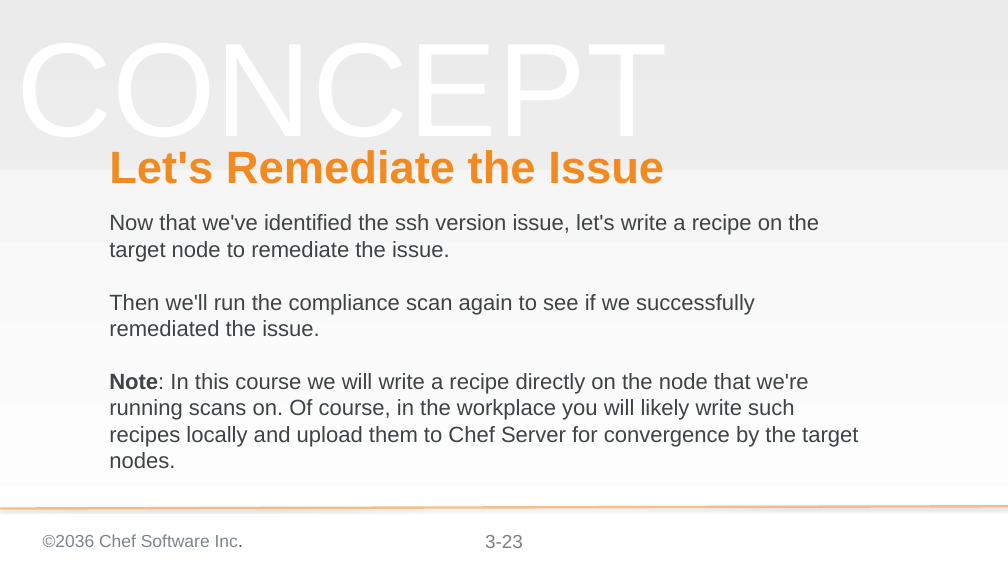
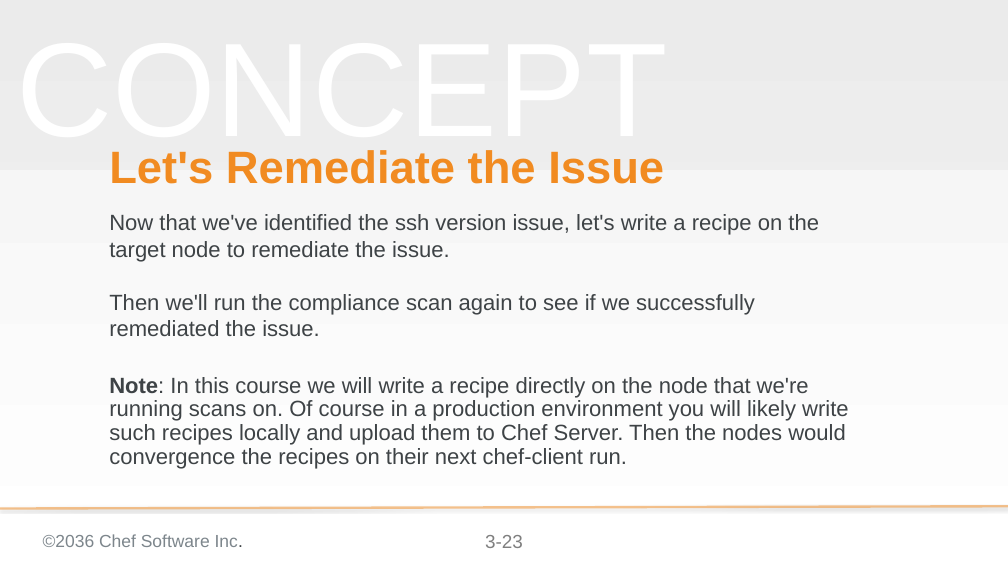
Before and after one commit to bchamby/chef-compliance-installation-configuration-operation, a slide deck: slide 23 of 03-initial-configuration-scans.pptx. Drawn at 1008x567 pixels with LibreOffice and Linux fonts; fonts in the diff are those of the drawing; background and template pictures are left out. Boxes give left, top, right and bottom in pixels: in the first picture for what was removed or moved away, otherwise in the second. Text is boxed around its words. In the diff, an @@ line names an element or a change of style, - is before the commit and + after.

```diff
--- a/03-initial-configuration-scans.pptx
+++ b/03-initial-configuration-scans.pptx
@@ subtitle at [109,377,849,469]: text changed @@
-Note: In this course we will write a recipe directly on the node that we're running scans on. Of course, in the workplace you will likely write such recipes locally and upload them to Chef Server for convergence by the target nodes.
+Note: In this course we will write a recipe directly on the node that we're running scans on. Of course in a production environment you will likely write such recipes locally and upload them to Chef Server. Then the nodes would convergence the recipes on their next chef-client run.
```
Also in this commit, not shown: 4 other slides changed.
